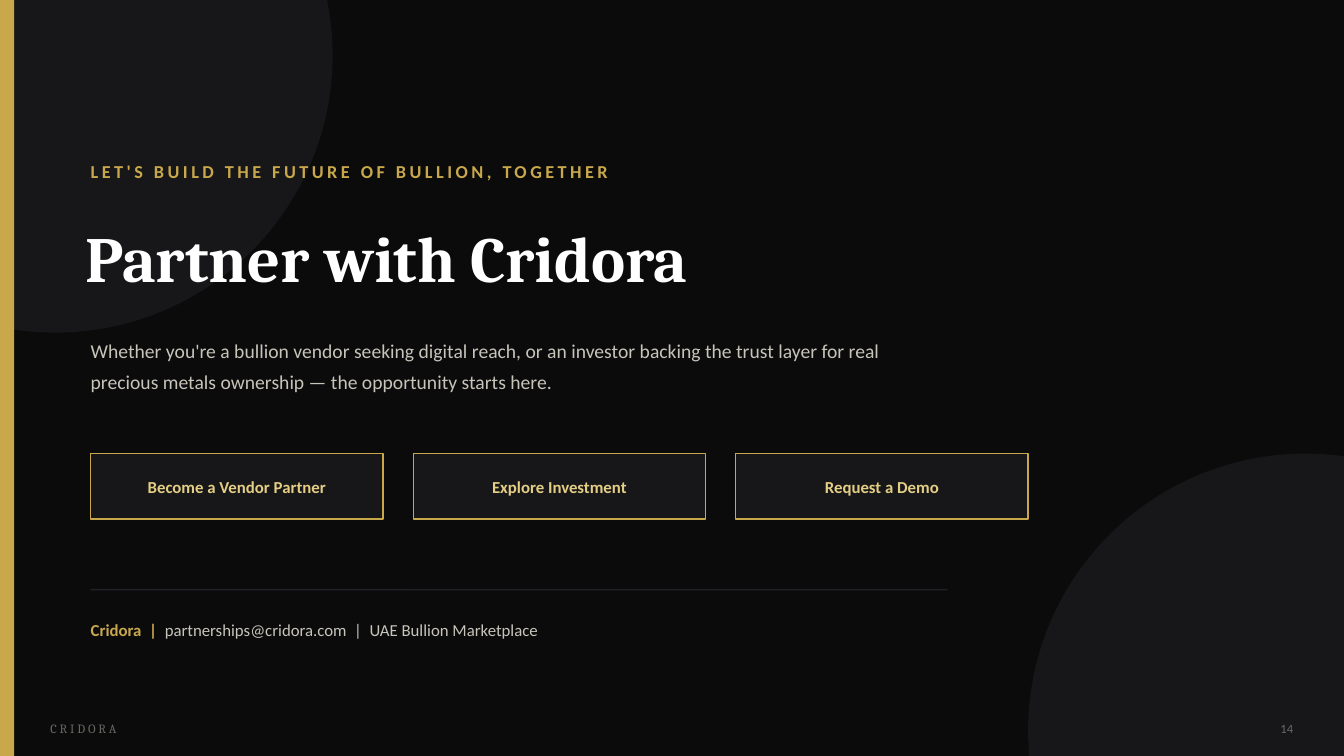
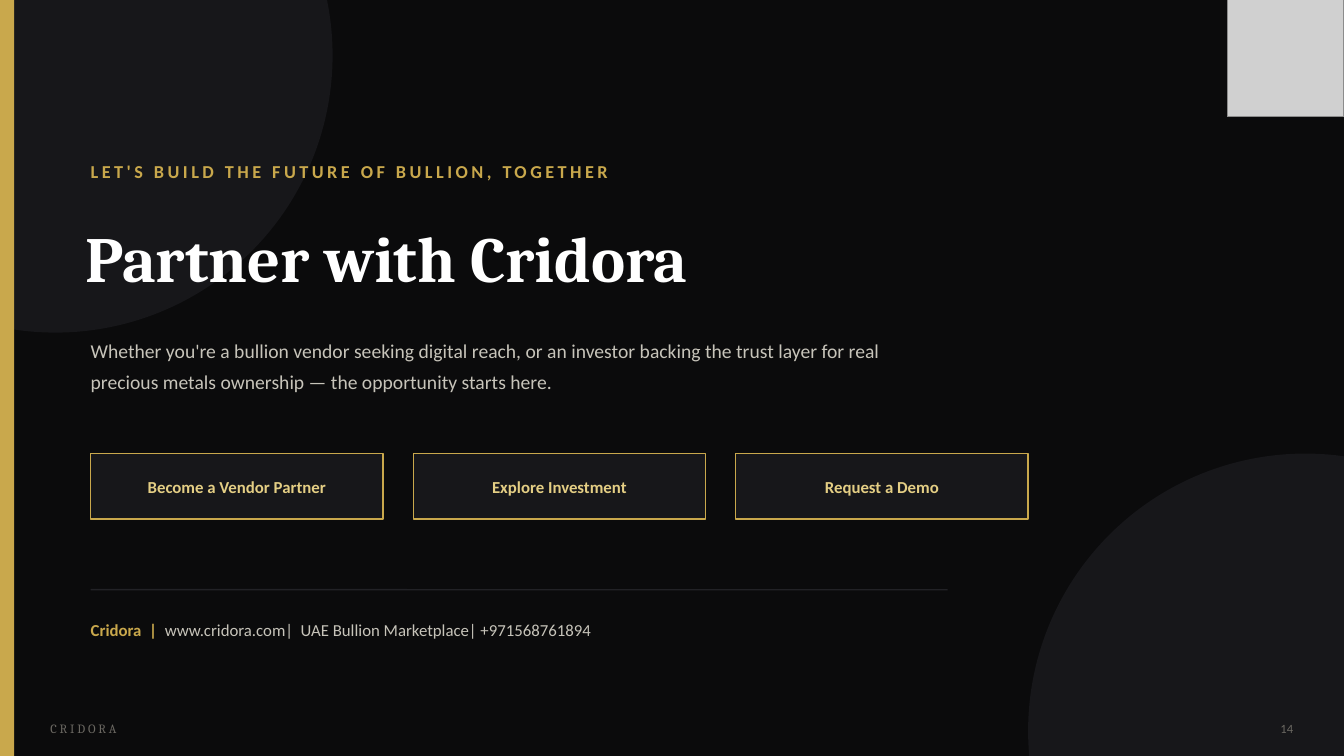
Before and after one commit to baithultaqwa-cyber/Cridorav, a slide deck: slide 13 of Cridora_Business_Proposal.pptx (slide 14 before the commit). Drawn at 1344x756 pixels with LibreOffice and Linux fonts; fonts in the diff are those of the drawing; grey boxes stand for pictures. Boxes give left, top, right and bottom in pixels: in the first picture for what was removed or moved away, otherwise in the second. Text is boxed around its words. In the diff, an @@ line names an element or a change of style, - is before the commit and + after.

```diff
--- a/Cridora_Business_Proposal.pptx
+++ b/Cridora_Business_Proposal.pptx
@@ picture added at bbox=[1227, 0, 1344, 117] @@
@@ text at bbox=[91, 624, 590, 639]: text changed @@
-Cridora | partnerships@cridora.com | UAE Bullion Marketplace
+Cridora | www.cridora.com| UAE Bullion Marketplace| +971568761894
```
Also in this commit, not shown: 12 other slides changed, 1 slide removed, 2 other files.
